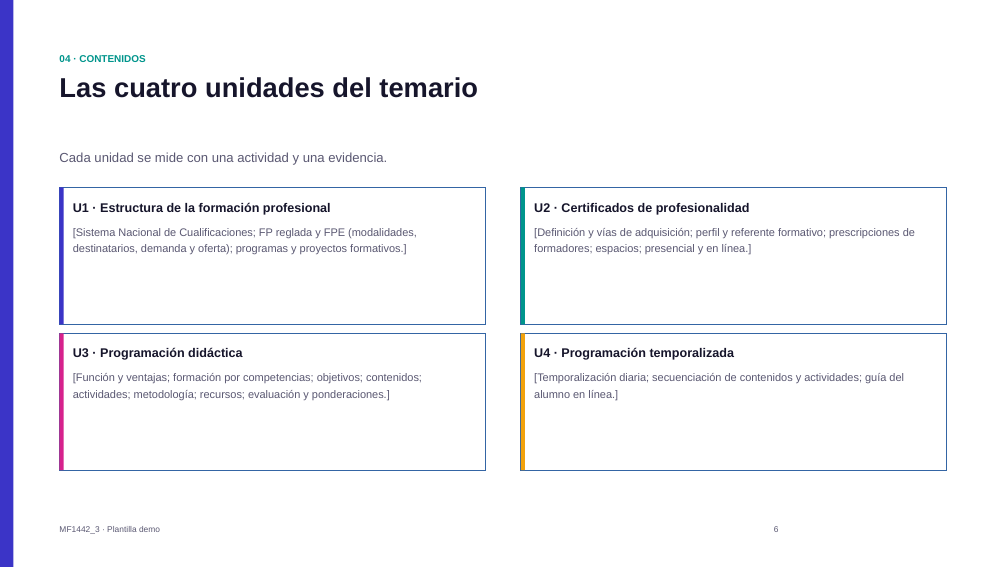
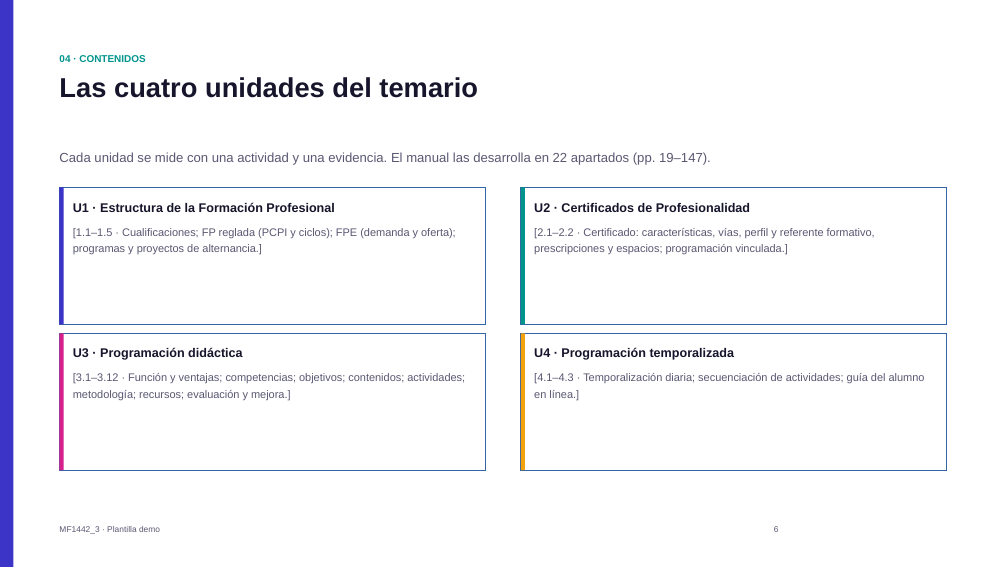
Before and after one commit to systemavworks/SSCE0110, a slide deck: slide 6 of MF1442_3/presentacion_demo_MF1442_3.pptx. Drawn at 1008x567 pixels with LibreOffice and Linux fonts; fonts in the diff are those of the drawing. Boxes give left, top, right and bottom in pixels: in the first picture for what was removed or moved away, otherwise in the second. Text is boxed around its words. In the diff, an @@ line names an element or a change of style, - is before the commit and + after.

Commit message:
docs(MF1442_3): plantillas con los 22 apartados y el reparto real por sesiones

```diff
--- a/MF1442_3/presentacion_demo_MF1442_3.pptx
+++ b/MF1442_3/presentacion_demo_MF1442_3.pptx
@@ text at (x1=59, y1=152, x2=711, y2=165): text changed @@
-Cada unidad se mide con una actividad y una evidencia.
+Cada unidad se mide con una actividad y una evidencia. El manual las desarrolla en 22 apartados (pp. 19–147).
@@ text at (x1=73, y1=202, x2=334, y2=212): text changed @@
-U1 · Estructura de la formación profesional
+U1 · Estructura de la Formación Profesional
@@ text at (x1=534, y1=203, x2=750, y2=212): text changed @@
-U2 · Certificados de profesionalidad
+U2 · Certificados de Profesionalidad
@@ text at (x1=73, y1=228, x2=456, y2=255): text changed @@
-[Sistema Nacional de Cualificaciones; FP reglada y FPE (modalidades, destinatarios, demanda y oferta); programas y proyectos formativos.]
+[1.1–1.5 · Cualificaciones; FP reglada (PCPI y ciclos); FPE (demanda y oferta); programas y proyectos de alternancia.]
@@ text at (x1=534, y1=228, x2=875, y2=255): text changed @@
-[Definición y vías de adquisición; perfil y referente formativo; prescripciones de formadores; espacios; presencial y en línea.]
+[2.1–2.2 · Certificado: características, vías, perfil y referente formativo, prescripciones y espacios; programación vinculada.]
@@ text at (x1=73, y1=373, x2=465, y2=400): text changed @@
-[Función y ventajas; formación por competencias; objetivos; contenidos; actividades; metodología; recursos; evaluación y ponderaciones.]
+[3.1–3.12 · Función y ventajas; competencias; objetivos; contenidos; actividades; metodología; recursos; evaluación y mejora.]
@@ text at (x1=534, y1=373, x2=925, y2=400): text changed @@
-[Temporalización diaria; secuenciación de contenidos y actividades; guía del alumno en línea.]
+[4.1–4.3 · Temporalización diaria; secuenciación de actividades; guía del alumno en línea.]
```
Also in this commit, not shown: 2 other slides changed, 8 other files.
